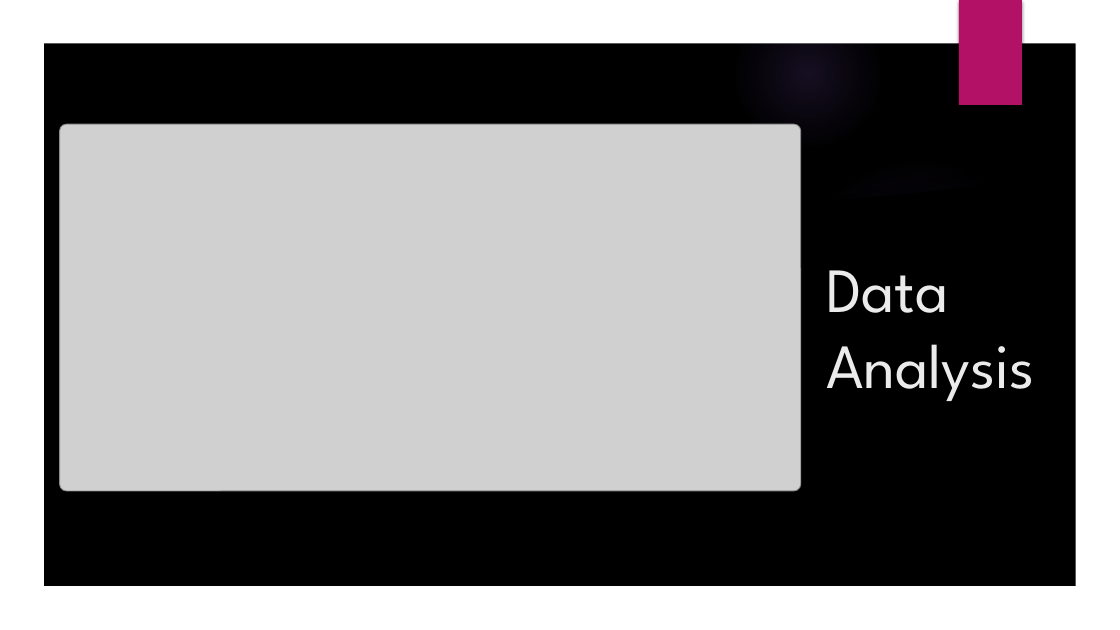
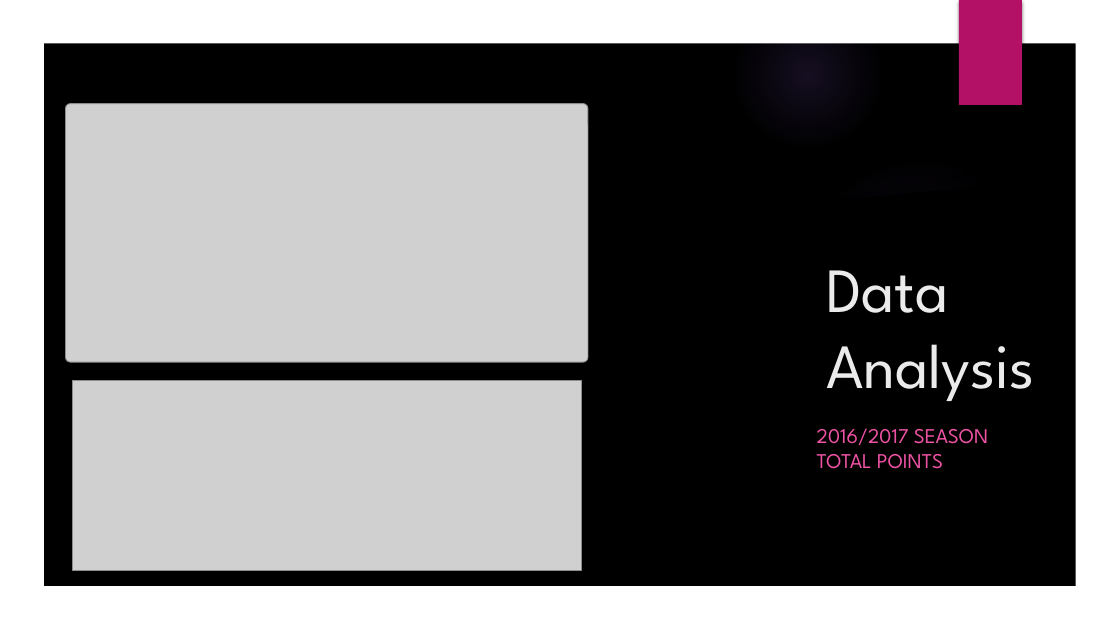
Before and after one commit to ethomps33/Premier_League_Sports_Analysis, a slide deck: slide 6 of Presentation/Project 1 Presentation.pptx. Drawn at 1120x630 pixels with LibreOffice and Linux fonts; fonts in the diff are those of the drawing; grey boxes stand for pictures; background and template pictures are left out. Boxes give left, top, right and bottom in pixels: in the first picture for what was removed or moved away, otherwise in the second. Text is boxed around its words. In the diff, an @@ line names an element or a change of style, - is before the commit and + after.

```diff
--- a/Presentation/Project 1 Presentation.pptx
+++ b/Presentation/Project 1 Presentation.pptx
@@ picture: place and size @@
-picture at <box>60,124,801,492</box>
+picture at <box>66,103,588,362</box>
@@ picture added at <box>72,381,581,571</box> @@
@@ text added at <box>817,428,988,469</box>, 18 pt, text #EF53A5 @@
+2016/2017 SEASON
+TOTAL POINTS
```
Also in this commit, not shown: 13 other slides changed, 8 slides added, 12 other files.
